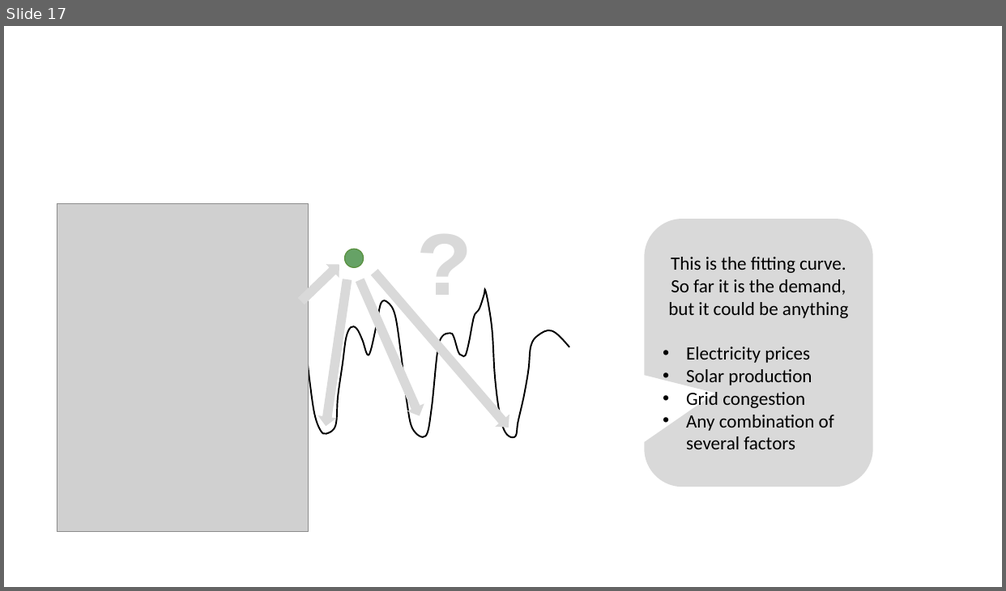
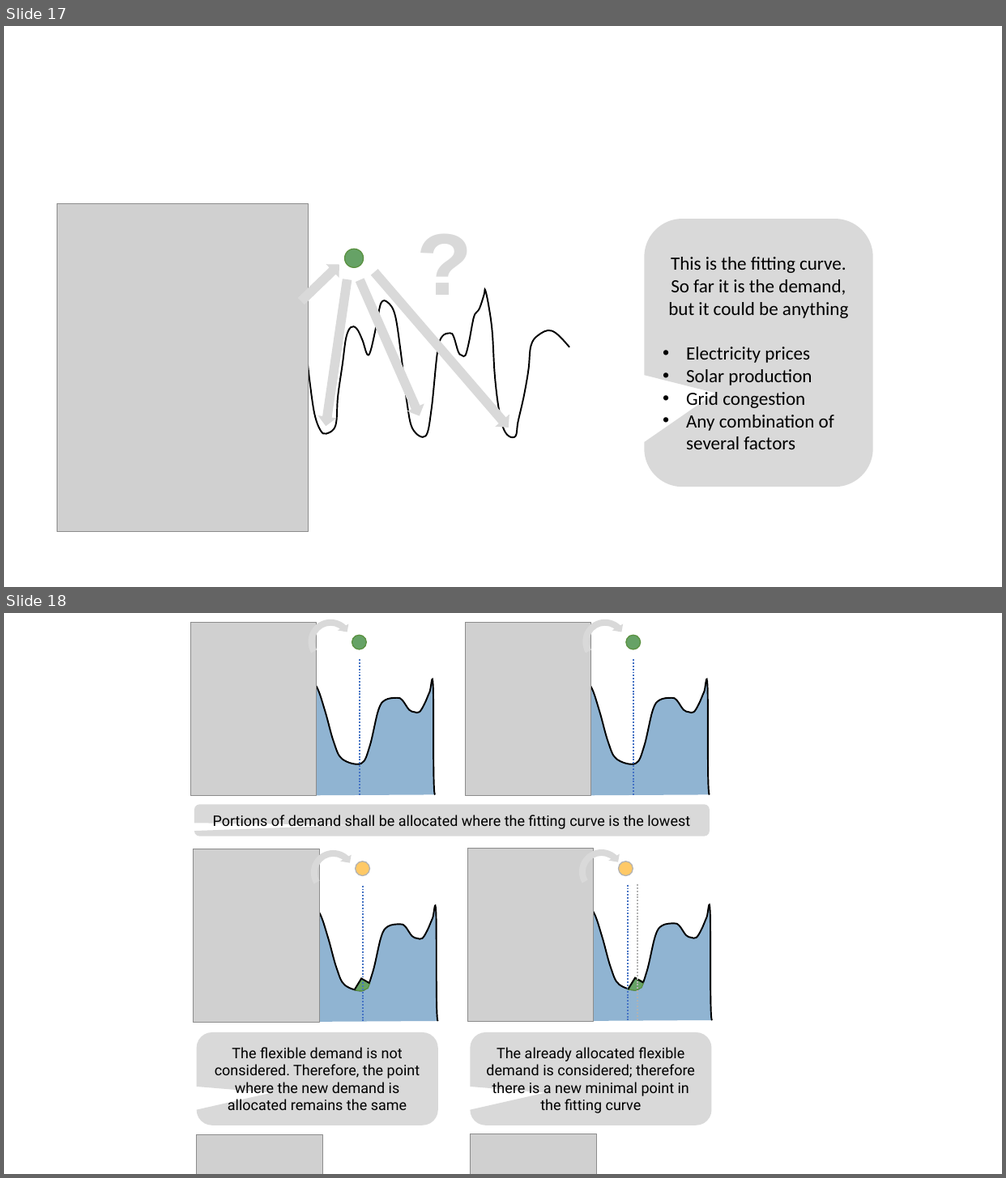
Before and after one commit to cvmartin/eflows.site, a slide deck: support/support_eflows.pptx. Shown one above the other, each under a label of ours: slide 17 before the commit, slides 17 and 18 after it. The pictures are 1006x591 and 1006x1178 pixels, drawn with LibreOffice and Linux fonts; fonts in the diff are those of the drawing; grey boxes stand for pictures. Boxes give left, top, right and bottom in pixels: in the first picture for what was removed or moved away, otherwise in the second. Text is boxed around its words. In the diff, an @@ line names an element or a change of style, - is before the commit and + after.

Commit message:
development of fitting section

```diff
--- a/support/support_eflows.pptx
+++ b/support/support_eflows.pptx
@@ slide 18 added at (4,613,1002,1174), background #FFFFFF @@
@@ group added at (185,613,727,1174): 9 freeform shapes, 6 pictures, 5 lines, 4 ellipses, 4 circular arrows, 3 rounded speech boxes, 2 rounded rectangles @@
+The flexible demand is not considered. Therefore, the point where the new demand is allocated remains the same
+Portions of demand shall be allocated where the fitting curve is the lowest
+The already allocated flexible demand is considered; therefore there is a new minimal point in the fitting curve
```
Also in this commit, not shown: 5 other files.
